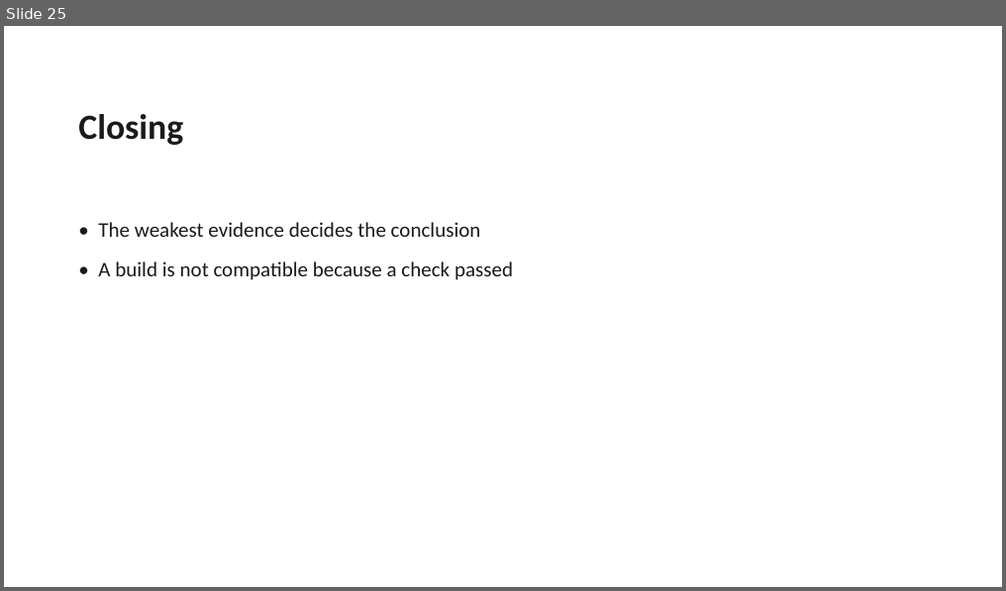
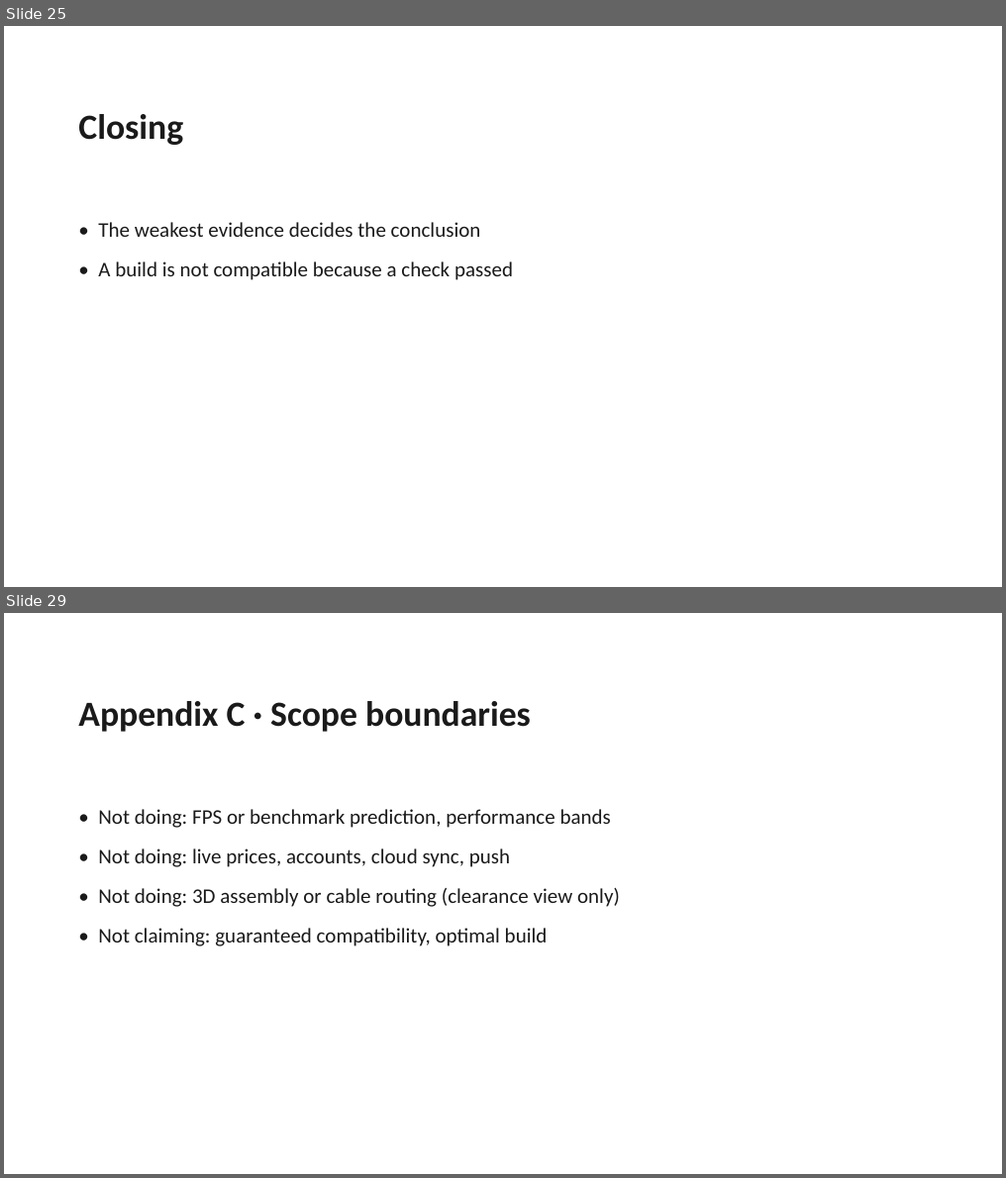
Before and after one commit to pc-buildmate/pcbuildmate, a slide deck: materials/source/Defense_Deck.pptx. Shown one above the other, each under a label of ours: slide 25 before the commit, slides 25 and 29 after it; the slides between them are not shown. The pictures are 1006x591 and 1006x1178 pixels, drawn with LibreOffice and Linux fonts; fonts in the diff are those of the drawing. Boxes give left, top, right and bottom in pixels: in the first picture for what was removed or moved away, otherwise in the second. Text is boxed around its words. In the diff, an @@ line names an element or a change of style, - is before the commit and + after.

Commit message:
docs(defense): appendix slides for the three questions most likely to come (#114)
Q&A tends to ask one of three things: how the 15 rules are organised, why
the checks can be trusted, and what is out of scope. Each now has an
appendix slide with one-line answers, kept out of the 15-minute budget and
listed in the outline with the question that should trigger it.

Rendered A1 and C through PowerPoint to confirm the long rule identifiers
fit; the deck is 29 slides, 25 timed plus 4 appendix.

```diff
--- a/materials/source/Defense_Deck.pptx
+++ b/materials/source/Defense_Deck.pptx
@@ slide 29 added at bbox=[4, 613, 1002, 1174], background #FFFFFF @@
@@ text added at bbox=[78, 701, 531, 732], 34 pt, text #1A1A1A, bold @@
+Appendix C · Scope boundaries
@@ text added at bbox=[98, 809, 620, 947], 20 pt, text #1A1A1A @@
+• Not doing: FPS or benchmark prediction, performance bands
+• Not doing: live prices, accounts, cloud sync, push
+• Not doing: 3D assembly or cable routing (clearance view only)
+• Not claiming: guaranteed compatibility, optimal build
```
Also in this commit, not shown: 3 other slides added, 1 other file.
